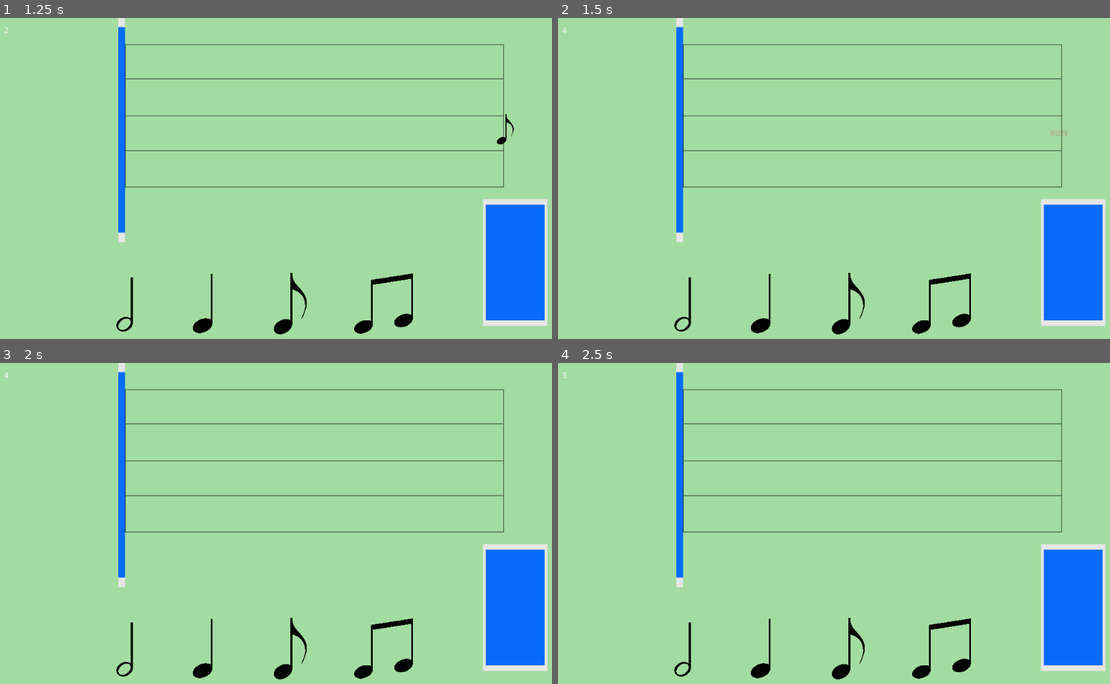
Above: before the commit, frames 1-4 (two rows, left to right).
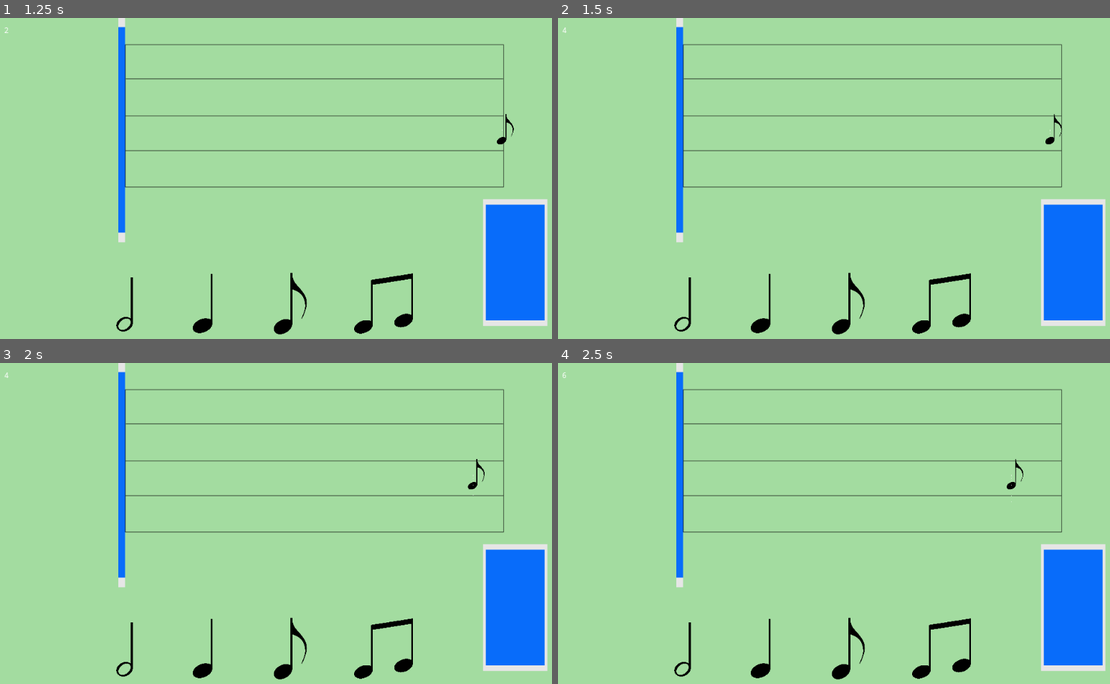
Above: after the commit, the same moments.

Repository: valenfernandez/Ing-videojuegos2021
Game: Godot game, scene res://scenes/Ritmico.tscn
The game is run twice, just before and just after one commit, with the same random seed, the same clock (stepped at 60 frames per second) and the same inputs. Sound files missing from this copy of the repository are replaced by a short silence.
Inputs (mouse positions are in pixels of both pictures, inside the frame that each line leads up to):
- Up to frame 1 (1.25 s): click (126, 303) at 0.5 s
- Up to frame 2 (1.5 s): click (762, 303) at 1.25 s
- Up to frame 3 (2 s): no input
- Up to frame 4 (2.5 s): click (944, 648) at 2 s

Frame 1 is identical in both runs. In frame 2, less than 0.1% of the frame differs, in the area x 88-93%, y 29-40%; in frame 3, less than 0.1%; in frame 4, less than 0.1%.
Error before the commit: Invalid call. Nonexistent function 'destroy' in base 'Nil'. (res://scripts/Ritmico.gd:155)
Error after the commit: Invalid call. Nonexistent function 'destroy' in base 'Area2D'. (res://scripts/Ritmico.gd:154)

Commit message:
Cambio manejo de nota actual
cambio en timer.
cambio en manejo de nota actual. (uso de variable current_note)

Diff:
--- a/producto/Divertango-v1/scenes/Notas_Musicales.tscn
+++ b/producto/Divertango-v1/scenes/Notas_Musicales.tscn
@@ -43,5 +43,6 @@
 
 [node name="Timer" type="Timer" parent="."]
 wait_time = 0.3
+one_shot = true
 
 [connection signal="timeout" from="Timer" to="." method="_on_Timer_timeout"]
--- a/producto/Divertango-v1/scripts/Notas_Musicales.gd
+++ b/producto/Divertango-v1/scripts/Notas_Musicales.gd
@@ -13,8 +13,13 @@
 
 var speed = 0
 var hit = false
+var puntos=0
 
+func set_puntos(num):
+	puntos=num
 
+func get_puntos():
+	return puntos
 
 # Called when the node enters the scene tree for the first time.
 func _ready():
--- a/producto/Divertango-v1/scripts/Ritmico.gd
+++ b/producto/Divertango-v1/scripts/Ritmico.gd
@@ -1,11 +1,11 @@
 extends Node2D
 
-var current_note = null
-var area_points = 0
+var area_points = 0 # esta fprma de calcular cuantos puntos se van a incrementar no funciona!!!!!!!!!
 var area_blancas = false
 var area_negras = false
 var area_corchea = false
 var area_semi = false
+var current_note = null
 
 var score = 0
 var great = 0
@@ -124,7 +124,6 @@
 		instance = note.instance()
 		instance.initialize(lane)
 		add_child(instance)
-		current_note = instance
 	if to_spawn > 1:
 		while rand == lane:
 			rand = randi() % 4
@@ -152,7 +151,7 @@
 #cuando se apreta un boton chequea si hay colision y dependiendo de que colision hay da puntos (llama a increment score)
 	if correct_button(button) :
 		increment_score(area_points)
-		current_note.destroy(area_points) # ver esto
+		current_note.destroy(area_points)
 		_reset()
 	else:
 		increment_score(-1) #por ahi se puede añadir un aviso (cartel o label de "le erraste")
@@ -192,11 +191,13 @@
 
 
 func area_exited(area): # la nota paso y no se apreto ningun boton.
-	increment_score(-2)
+	increment_score(-1)
 	area.destroy(-1)
+	current_note = null
 
 
 func _on_AreaBlancaPerfect_area_entered(area): #esa area que viene de parametro es el area que colisiona
+	# area.set_puntos(3)
 	area_blancas = true
 	area_points = 3
 
@@ -209,6 +210,7 @@
 func _on_AreaBlancaOK_area_entered(area):
 	area_blancas = true
 	area_points = 1
+	current_note = area
 
 
 func _on_AreaNegraPerfect_area_entered(area):
@@ -224,6 +226,7 @@
 func _on_AreaNegraOK_area_entered(area):
 	area_negras = true
 	area_points = 1
+	current_note = area
 
 
 func _on_AreaCorcheaPerfect_area_entered(area):
@@ -239,6 +242,7 @@
 func _on_AreaCorcheaOK_area_entered(area):
 	area_corchea = true
 	area_points = 1
+	current_note = area
 
 
 func _on_AreaSemiCorcheaPerfect2_area_entered(area):
@@ -254,3 +258,4 @@
 func _on_AreaSemiCorcheaOK_area_entered(area):
 	area_semi = true
 	area_points = 1
+	current_note = area
